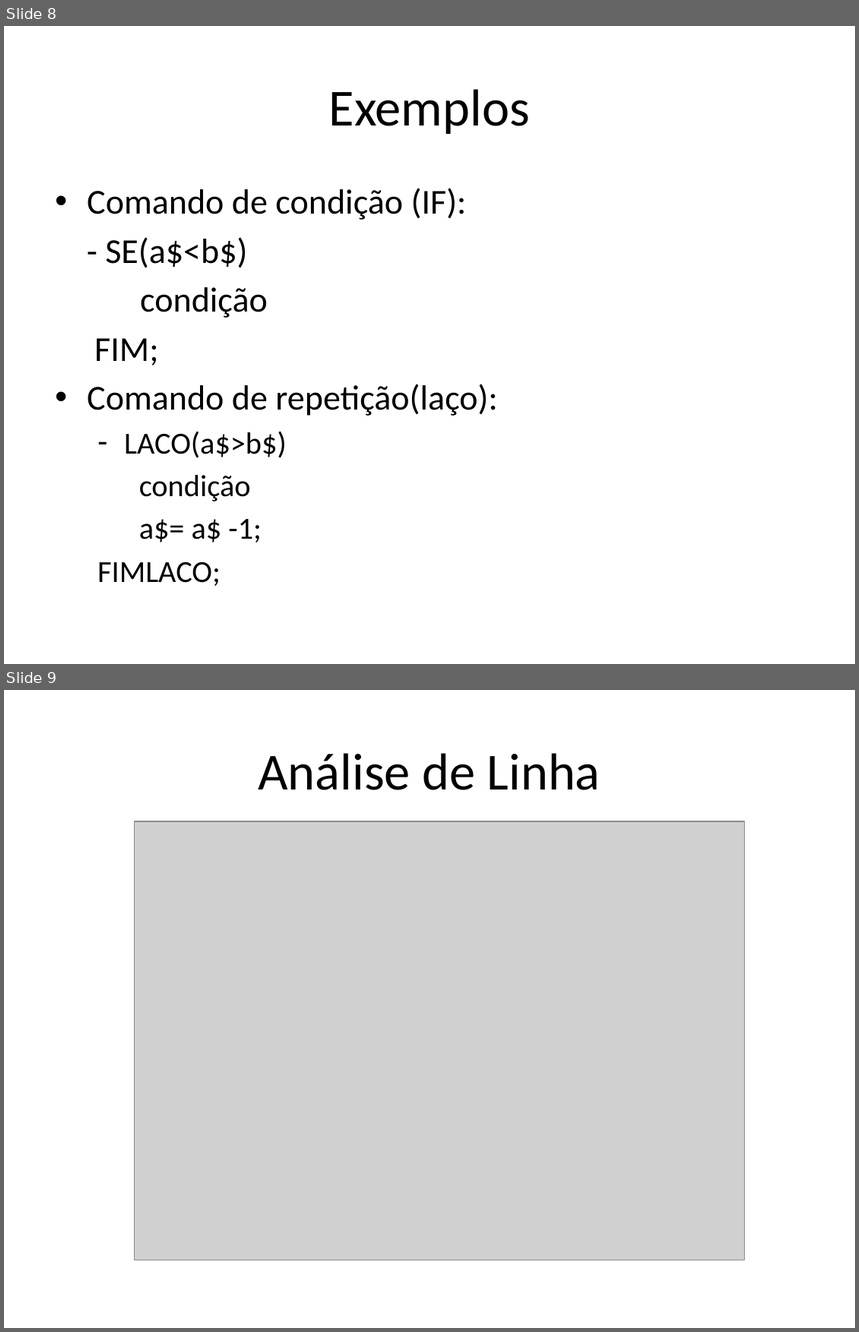
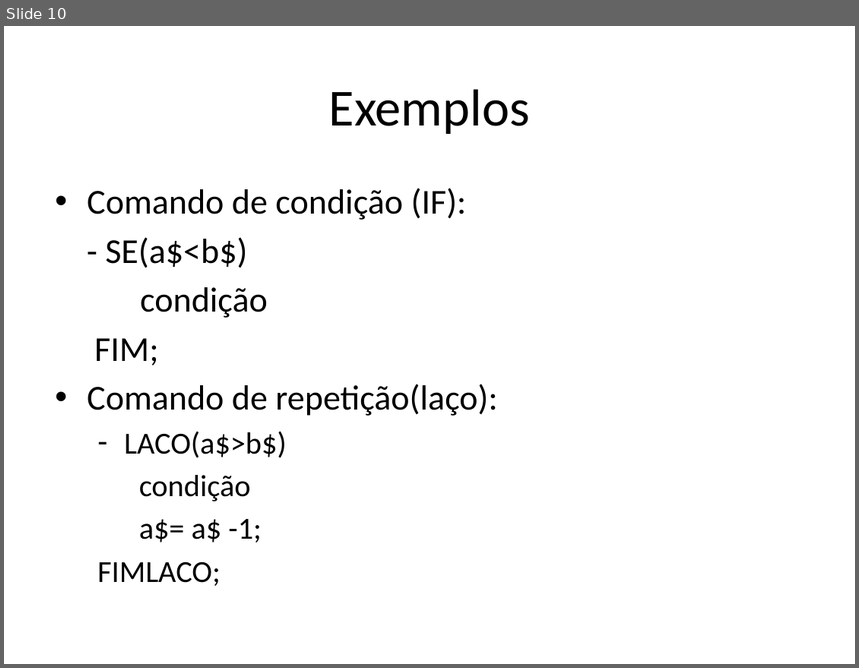
Before and after one commit to Kevinspiller/baidu, a slide deck: Linguagem Baidu.pptx. Shown one above the other, each under a label of ours: slides 8 and 9 before the commit, slide 10 after it. The pictures are 859x1332 and 859x668 pixels, drawn with LibreOffice and Linux fonts; fonts in the diff are those of the drawing; grey boxes stand for pictures. Boxes give left, top, right and bottom in pixels: in the first picture for what was removed or moved away, otherwise in the second. Text is boxed around its words. In the diff, an @@ line names an element or a change of style, - is before the commit and + after.

```diff
--- a/Linguagem Baidu.pptx
+++ b/Linguagem Baidu.pptx
@@ slide 9 removed at [4,690,855,1328], background #FFFFFF @@
@@ title removed at [258,753,601,790] @@
-Análise de Linha
@@ picture removed at [135,822,746,1260] @@
@@ what was slide 8 is now slide 10 @@
```
Also in this commit, not shown: 1 slide changed, 6 slides added, 14 other slides removed.
